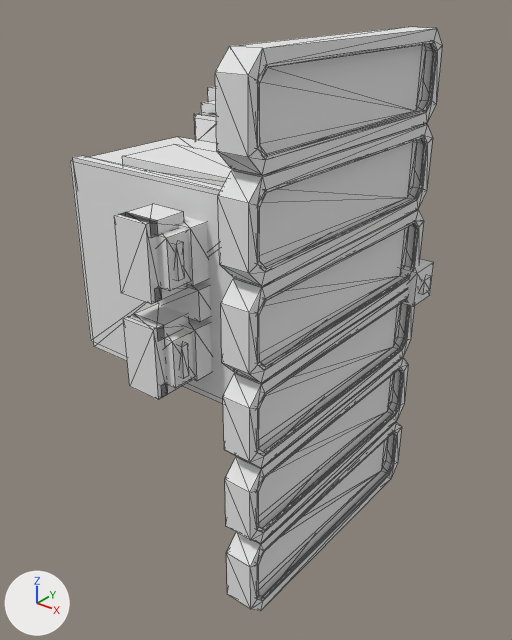
What one commit did to the OBJ model ArtSource/EBS-MER-UNT-003/export/SK_EBS_MER_UNT_003_LOD1.obj.
Before and after are seen from a 50 mm camera at (489.0, -760.0, 291.0) aimed at (48.0, -209.0, -50.0). Lighting does not change. The marker at lower left points along +X, +Y and +Z. The picture after the commit comes second. Mesh edges are drawn as thin lines. Where no turn or scale is listed for an object, it has been applied to the vertices. Vertices at exactly the same position are counted once.

In view in the first picture: 'SK_EBS_MER_UNT_003'.
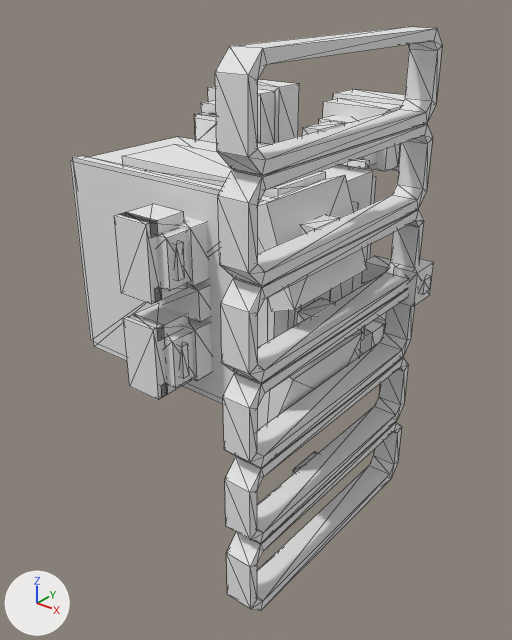
Pixel boxes (x1, y1, x2, y2) of what changed, in the pictures (512 x 640 px):
part 1 of me_sk_ebs_mer_unt_003, deleted: before (259, 44, 426, 590)
part 2 of me_sk_ebs_mer_unt_003, deleted: before (257, 41, 437, 600)

The change, as a diff of the scene's bpy script:
```diff
--- a/ArtSource/EBS-MER-UNT-003/export/SK_EBS_MER_UNT_003_LOD1.obj.py
+++ b/ArtSource/EBS-MER-UNT-003/export/SK_EBS_MER_UNT_003_LOD1.obj.py
@@ me_sk_ebs_mer_unt_003 @@
 # used by ob_sk_ebs_mer_unt_003; location = (0.0, 0.0, 0.0)
-me_sk_ebs_mer_unt_003.from_pydata(...)  # 1024 vertices, 1846 faces; spans x -150.0..201.0, y -393.0..0.0, z -249.0..249.0
+me_sk_ebs_mer_unt_003.from_pydata(...)  # 688 vertices, 1126 faces; spans x -150.0..201.0, y -393.0..0.0, z -249.0..249.0
+# me_sk_ebs_mer_unt_003 part 1: 12 loose pieces with 192 vertices, spanning x 165.0..178.0, y -383.0..-123.0, z -239.0..239.0, are deleted
+# me_sk_ebs_mer_unt_003 part 2
+# 144 vertices are removed from x 186.0..189.0, y -383.0..-123.0, z -239.0..239.0
+# 384 faces are deleted
 me_sk_ebs_mer_unt_003.materials.append(mat_mi_ebs_mer_unitframe)
@@ me_sk_ebs_mer_unt_003 @@
 me_sk_ebs_mer_unt_003.materials.append(mat_mi_ebs_mer_statuscyan)
-me_sk_ebs_mer_unt_003.materials.append(mat_mi_ebs_mer_shieldfield)  # white #e7e7e7
```
